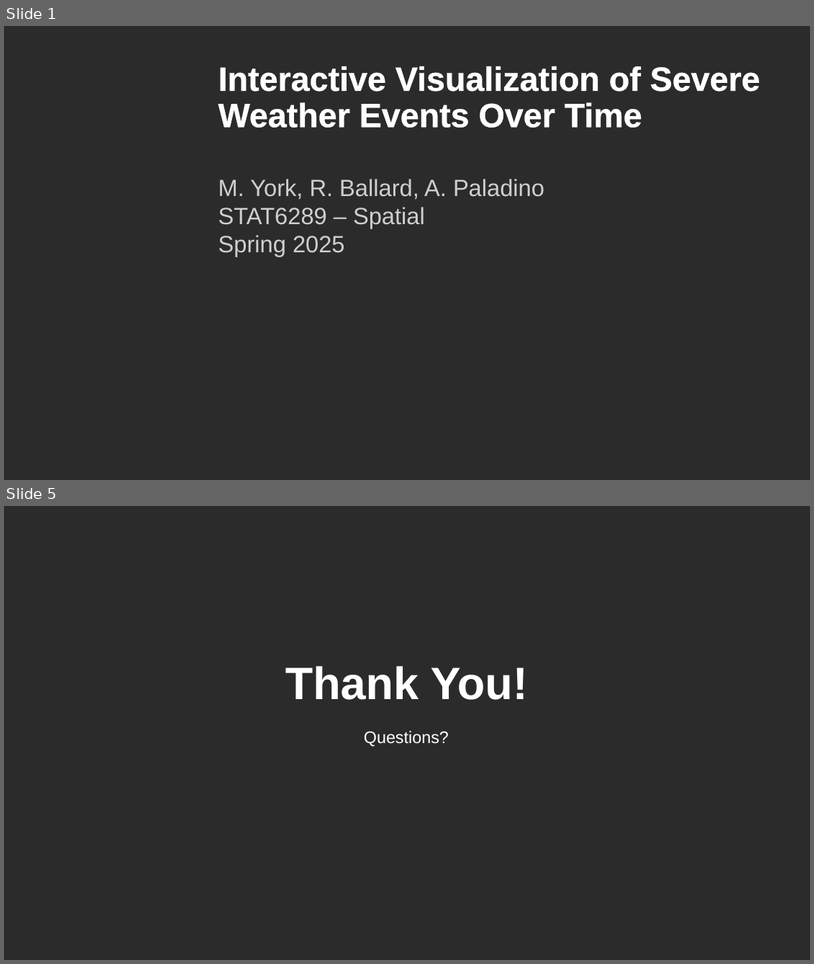
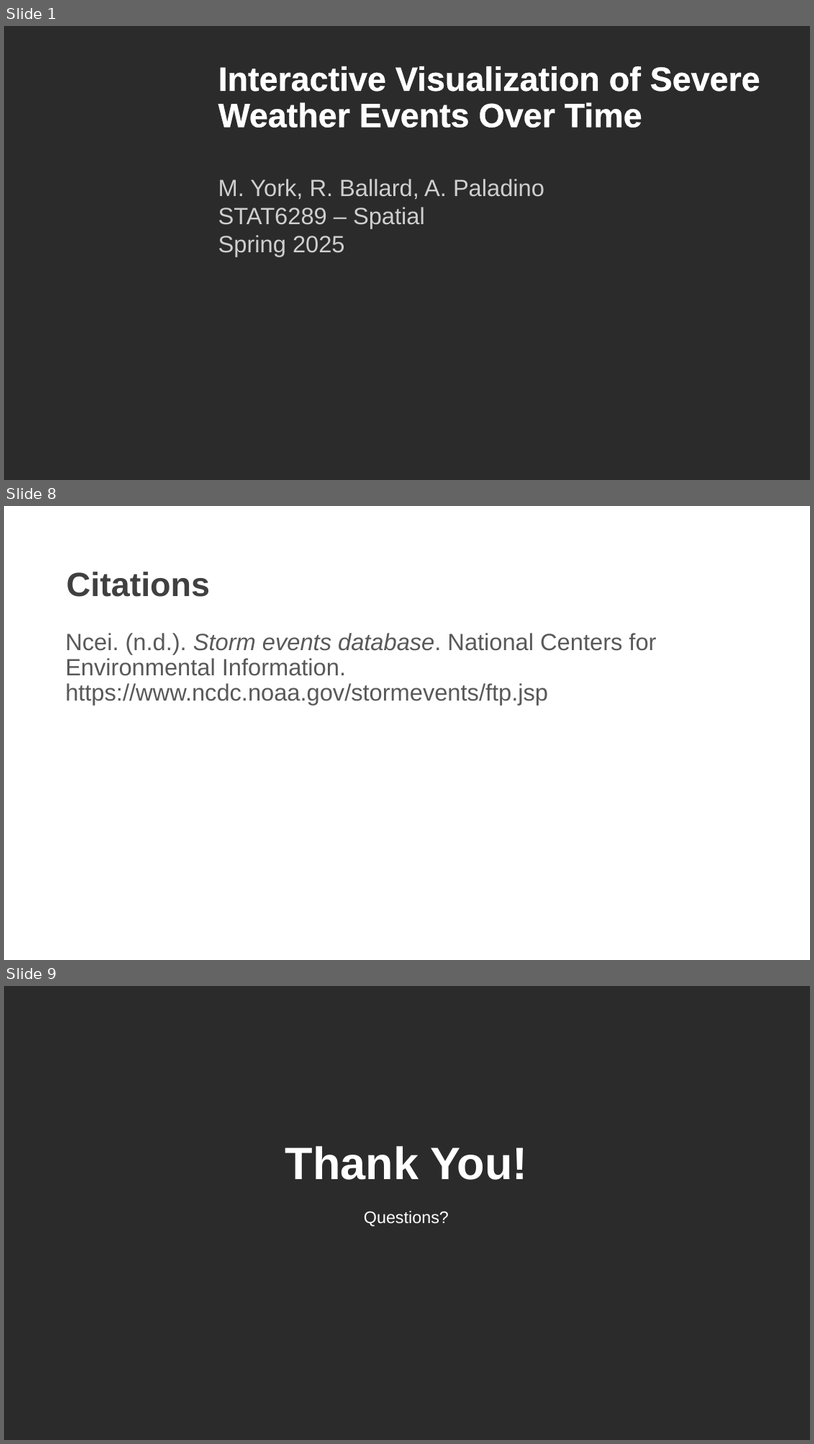
Before and after one commit to r-ballard/6289spatial_final, a slide deck: 6289_final_draft.pptx. Shown one above the other, each under a label of ours: slides 1 and 5 before the commit, slides 1, 8 and 9 after it; the slides between them are not shown. The pictures are 814x964 and 814x1444 pixels, drawn with LibreOffice and Linux fonts; fonts in the diff are those of the drawing; background and template pictures are left out; a plain dark background stands for a picture behind light text. Boxes give left, top, right and bottom in pixels: in the first picture for what was removed or moved away, otherwise in the second. Text is boxed around its words. In the diff, an @@ line names an element or a change of style, - is before the commit and + after.

```diff
--- a/6289_final_draft.pptx
+++ b/6289_final_draft.pptx
@@ slide 8 added at <box>4,506,810,960</box>, background picture (left out) @@
@@ title added at <box>67,572,210,597</box>, 40 pt, text #404040, bold @@
+Citations
@@ text added at <box>65,633,656,705</box>, 28 pt, text #595959 @@
+Ncei. (n.d.). Storm events database. National Centers for Environmental Information. https://www.ncdc.noaa.gov/stormevents/ftp.jsp
@@ what was slide 5 is now slide 9 @@
```
Also in this commit, not shown: 6 other slides added, 2 slides removed.
